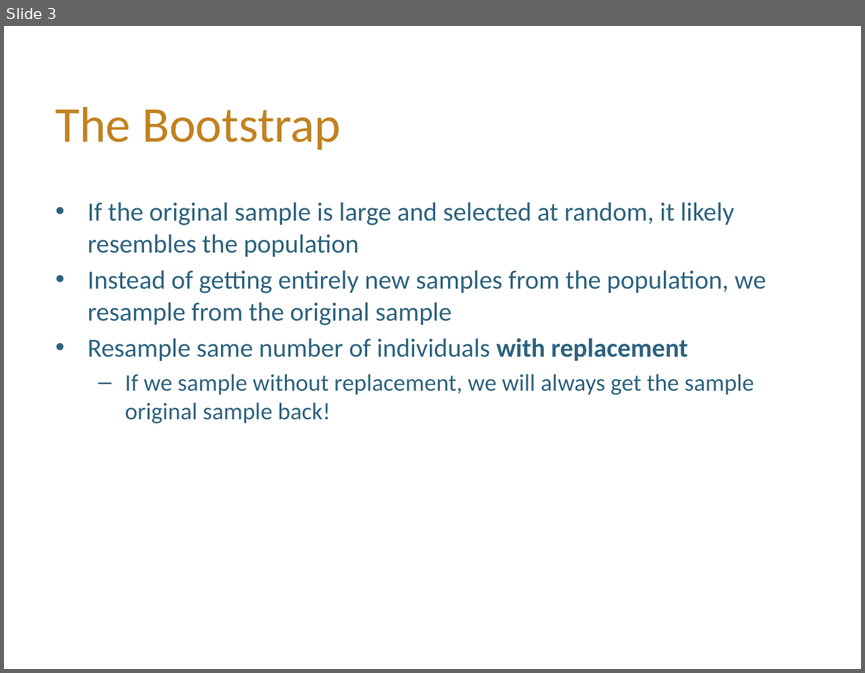
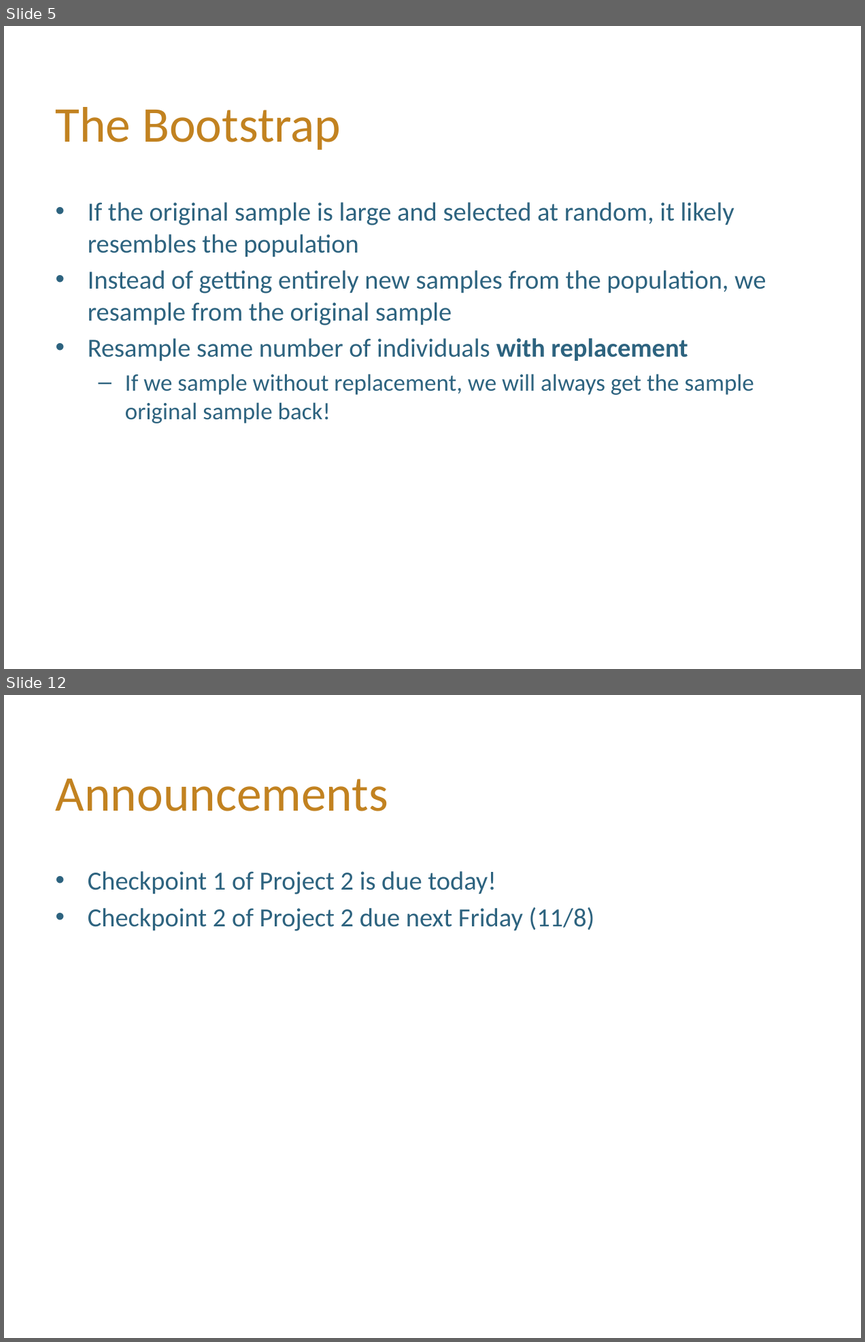
Before and after one commit to hLuo27/teaching, a slide deck: data8/slides/lab8.pptx. Shown one above the other, each under a label of ours: slide 3 before the commit, slides 5 and 12 after it; the slides between them are not shown. The pictures are 865x673 and 865x1342 pixels, drawn with LibreOffice and Linux fonts; fonts in the diff are those of the drawing; background and template pictures are left out. Boxes give left, top, right and bottom in pixels: in the first picture for what was removed or moved away, otherwise in the second. Text is boxed around its words. In the diff, an @@ line names an element or a change of style, - is before the commit and + after.

```diff
--- a/data8/slides/lab8.pptx
+++ b/data8/slides/lab8.pptx
@@ slide 12 added at box(4, 695, 861, 1338), background #FFFFFF @@
@@ title added at box(56, 779, 389, 811), 42 pt, text #C28220 @@
+Announcements
@@ text added at box(88, 871, 595, 931), 22 pt, text #2D637F @@
+• Checkpoint 1 of Project 2 is due today!
+• Checkpoint 2 of Project 2 due next Friday (11/8)
@@ what was slide 3 is now slide 5 @@
```
Also in this commit, not shown: 1 slide changed, 7 other slides added, 3 slides removed, 2 other files.
